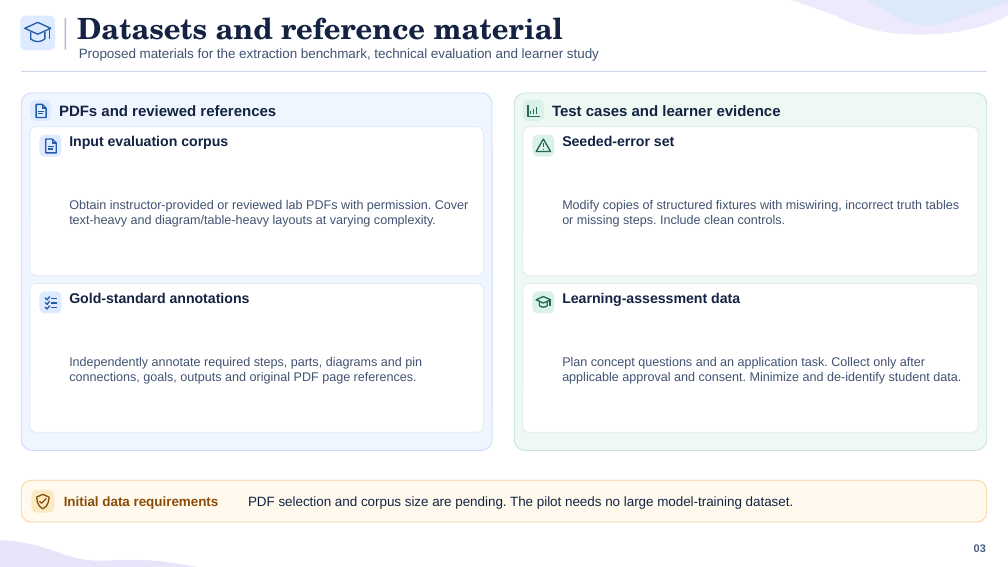
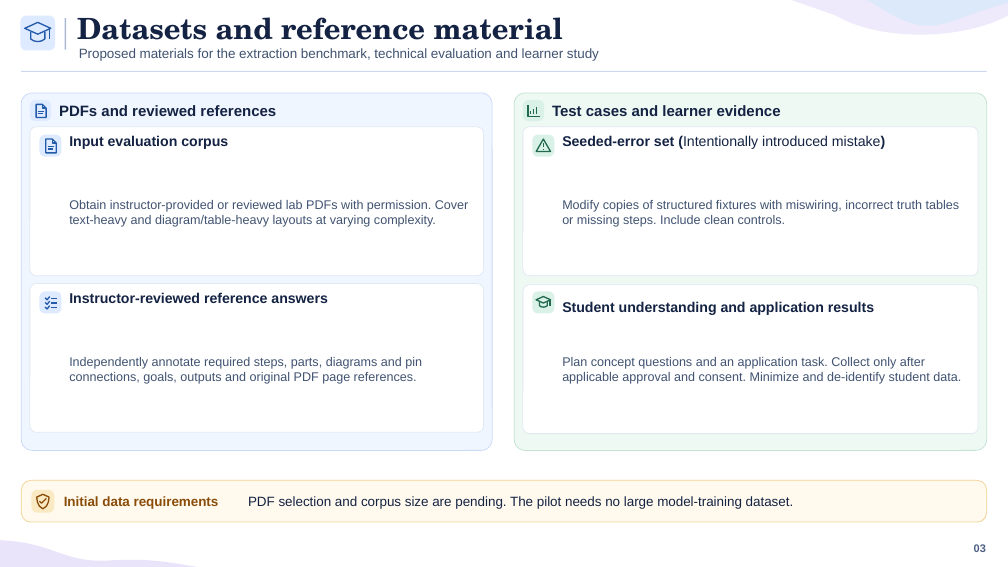
Before and after one commit to Seiframy/LearnAI, a slide deck: slide 3 of presentations/seminar-1-resources-timeline/LearnAI Seminar 1 - Resources Timeline and References.pptx. Drawn at 1008x567 pixels with LibreOffice and Linux fonts; fonts in the diff are those of the drawing. Boxes give left, top, right and bottom in pixels: in the first picture for what was removed or moved away, otherwise in the second. Text is boxed around its words. In the diff, an @@ line names an element or a change of style, - is before the commit and + after.

```diff
--- a/presentations/seminar-1-resources-timeline/LearnAI Seminar 1 - Resources Timeline and References.pptx
+++ b/presentations/seminar-1-resources-timeline/LearnAI Seminar 1 - Resources Timeline and References.pptx
@@ text at (562, 135, 886, 149): text changed; bold off @@
-Seeded-error set
+Seeded-error set (Intentionally introduced mistake)
@@ text at (69, 292, 327, 303): text changed @@
-Gold-standard annotations
+Instructor-reviewed reference answers
@@ text at (562, 301, 874, 315): text changed @@
-Learning-assessment data
+Student understanding and application results
```
Also in this commit, not shown: 3 other slides changed.
